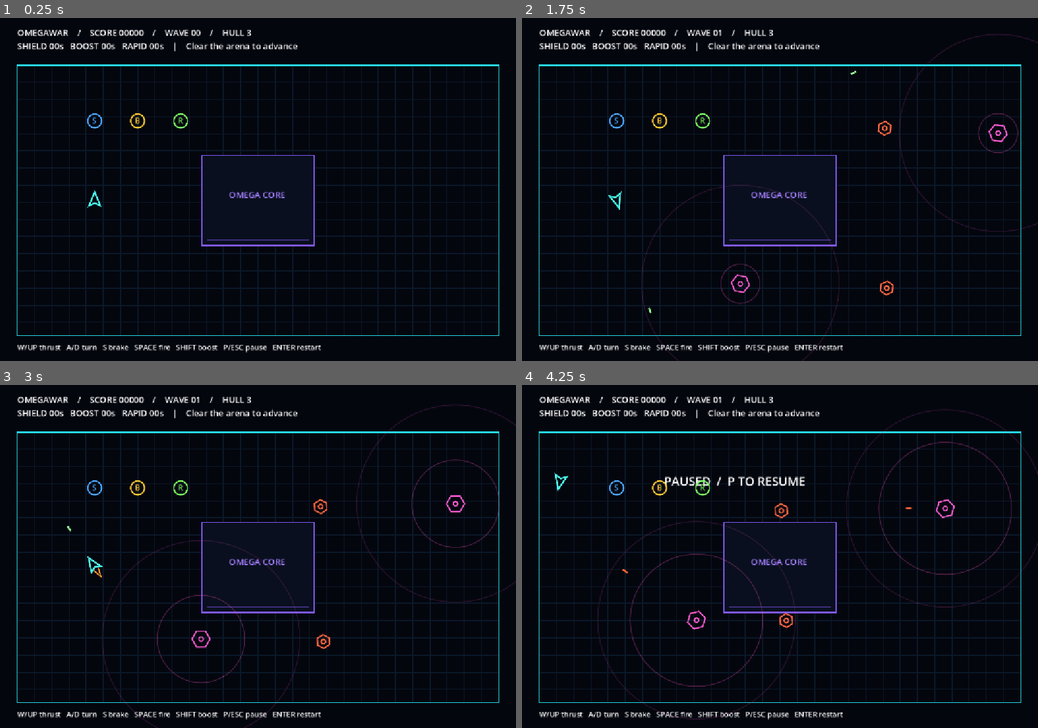
Above: before the commit, frames 1-4 (two rows, left to right).
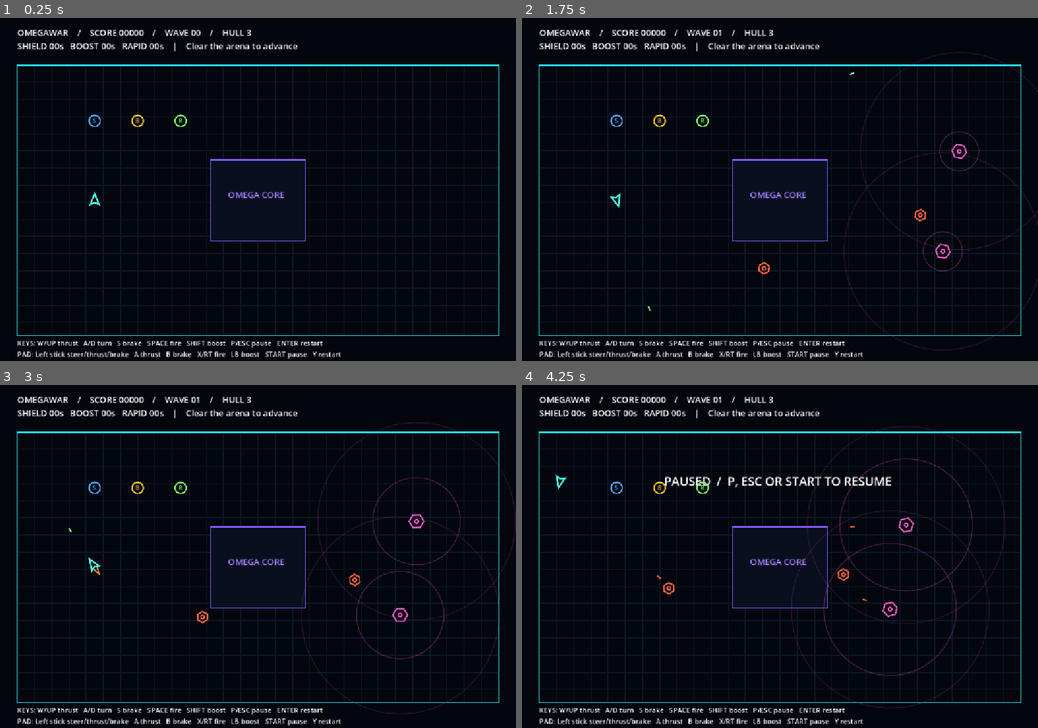
Above: after the commit, the same moments.

Repository: Jonty303/Project-OmegaWar
Game: Godot game, scene res://scenes/main.tscn
Two runs of this game, one before a commit and one after it. Both use one fixed random seed, a clock stepped at 60 frames per second and the inputs below.
Inputs (mouse positions are in pixels of both pictures, inside the frame that each line leads up to):
- Up to frame 1 (0.25 s): no input
- Up to frame 2 (1.75 s): tap Enter (restart) at 0.5 s; move the mouse to (893, 172) at 0.52 s; hold D (turn_right) 0.53-1.28 s; hold Shift (boost) 0.53-1.28 s; click (893, 172) at 0.67 s; tap Space (fire) at 0.8, 1.35 s; move the mouse to (676, 206) at 1.27 s; hold S (brake) from 1.28 s (still down); tap Shift (boost) at 1.55 s
- Up to frame 3 (3 s): move the mouse to (309, 481) at 2.02 s; release S (brake) at 2.03 s; hold D (turn_right) 2.03-2.78 s; hold Shift (boost) 2.03-2.78 s; tap Space (fire) at 2.3, 2.85 s; move the mouse to (232, 625) at 2.77 s; hold W (thrust) from 2.78 s (still down); click (232, 625) at 2.92 s
- Up to frame 4 (4.25 s): tap Shift (boost) at 3.05 s; move the mouse to (934, 607) at 3.52 s; release W (thrust) at 3.53 s; hold A (turn_left) from 3.53 s (still down); hold Shift (boost) from 3.53 s (still down); tap Space (fire) at 3.8 s; tap P (pause_game) at 4.15 s

The runs differ from the first frame. In frame 1, 2.6% of the frame differs, in the area x 3-67%, y 27-100%; in frame 2, 4.1%; in frame 3, 4.6%; in frame 4, 5.5%, in the area x 3-100%, y 6-100%.

Commit message:
Add controller input, smaller arcade actors, and 5-second randomized waves

Diff:
--- a/scripts/arena.gd
+++ b/scripts/arena.gd
@@ -1,7 +1,7 @@
 extends Node2D
 
 const BOUNDS := Rect2(40, 110, 1120, 630)
-const CORE := Rect2(470, 320, 260, 210)
+const CORE := Rect2(490, 330, 220, 190)
 
 func blocked(point: Vector2, radius: float = 0.0) -> bool:
 	return not BOUNDS.grow(-radius).has_point(point) or CORE.grow(radius).has_point(point)
@@ -32,4 +32,4 @@
 	draw_rect(CORE, Color(0.035, 0.06, 0.12))
 	draw_rect(CORE, Color(0.5, 0.35, 0.95), false, 3)
 	draw_rect(CORE.grow(-12), Color(0.25, 0.18, 0.5), false, 1)
-	draw_string(ThemeDB.fallback_font, Vector2(532, 420), "OMEGA CORE", HORIZONTAL_ALIGNMENT_LEFT, -1, 20, Color(0.65, 0.5, 1))
+	draw_string(ThemeDB.fallback_font, Vector2(530, 420), "OMEGA CORE", HORIZONTAL_ALIGNMENT_LEFT, -1, 20, Color(0.65, 0.5, 1))
--- a/scripts/enemy.gd
+++ b/scripts/enemy.gd
@@ -1,4 +1,6 @@
 extends Node2D
+
+const COLLISION_RADIUS := 14.0
 
 var velocity := Vector2.ZERO
 var gravity_well := false
@@ -21,7 +23,7 @@
 	var direction := position.direction_to(target)
 	velocity += direction * (45 if gravity_well else 95) * delta
 	velocity = velocity.limit_length(65 if gravity_well else 125)
-	velocity = arena.move_body(self, velocity, 18, delta)
+	velocity = arena.move_body(self, velocity, COLLISION_RADIUS, delta)
 	rotation += delta * (0.7 if gravity_well else -1.8)
 	queue_redraw()
 
@@ -29,9 +31,9 @@
 	var color := Color(0.95, 0.35, 0.8) if gravity_well else Color(1, 0.4, 0.25)
 	var points := PackedVector2Array()
 	for i in range(7):
-		points.append(Vector2.from_angle(i * TAU / 6) * (21 if gravity_well else 16))
+		points.append(Vector2.from_angle(i * TAU / 6) * (17 if gravity_well else 13))
 	draw_polyline(points, color, 2, true)
-	draw_circle(Vector2.ZERO, 5, color, false, 2, true)
+	draw_circle(Vector2.ZERO, 4, color, false, 2, true)
 	if gravity_well:
 		draw_arc(Vector2.ZERO, 230, 0, TAU, 80, Color(0.8, 0.25, 0.7, 0.18), 1, true)
 		draw_arc(Vector2.ZERO, 35 + fmod(phase * 45, 185), 0, TAU, 64, Color(0.9, 0.3, 0.7, 0.3), 1, true)
--- a/scripts/game.gd
+++ b/scripts/game.gd
@@ -13,6 +13,7 @@
 var score := 0
 var wave := 0
 var wave_delay := 1.0
+var waiting_for_wave := true
 var pickup_delay := 6.0
 var paused := false
 var game_over := false
@@ -28,6 +29,22 @@
 	bind_key("boost", [KEY_SHIFT])
 	bind_key("pause_game", [KEY_P, KEY_ESCAPE])
 	bind_key("restart", [KEY_ENTER])
+	# Controller: sticks/D-pad steer; left stick Y or A/B controls thrust/brake.
+	bind_pad_button("turn_left", [JOY_BUTTON_DPAD_LEFT])
+	bind_pad_button("turn_right", [JOY_BUTTON_DPAD_RIGHT])
+	bind_pad_button("thrust", [JOY_BUTTON_A, JOY_BUTTON_DPAD_UP])
+	bind_pad_button("brake", [JOY_BUTTON_B, JOY_BUTTON_DPAD_DOWN])
+	bind_pad_button("fire", [JOY_BUTTON_X, JOY_BUTTON_RIGHT_SHOULDER])
+	bind_pad_button("boost", [JOY_BUTTON_LEFT_SHOULDER])
+	bind_pad_button("pause_game", [JOY_BUTTON_START])
+	bind_pad_button("restart", [JOY_BUTTON_Y])
+	bind_pad_axis("turn_left", JOY_AXIS_LEFT_X, -1.0)
+	bind_pad_axis("turn_right", JOY_AXIS_LEFT_X, 1.0)
+	bind_pad_axis("turn_left", JOY_AXIS_RIGHT_X, -1.0)
+	bind_pad_axis("turn_right", JOY_AXIS_RIGHT_X, 1.0)
+	bind_pad_axis("thrust", JOY_AXIS_LEFT_Y, -1.0)
+	bind_pad_axis("brake", JOY_AXIS_LEFT_Y, 1.0)
+	bind_pad_axis("fire", JOY_AXIS_TRIGGER_RIGHT, 1.0)
 	add_child(arena)
 	hud.position = Vector2(40, 20)
 	hud.add_theme_font_size_override("font_size", 20)
@@ -36,9 +53,9 @@
 	banner.add_theme_font_size_override("font_size", 28)
 	add_child(banner)
 	var help := Label.new()
-	help.position = Vector2(40, 755)
-	help.text = "W/UP thrust   A/D turn   S brake   SPACE fire   SHIFT boost   P/ESC pause   ENTER restart"
-	help.add_theme_font_size_override("font_size", 17)
+	help.position = Vector2(40, 746)
+	help.text = "KEYS: W/UP thrust   A/D turn   S brake   SPACE fire   SHIFT boost   P/ESC pause   ENTER restart\nPAD: Left stick steer/thrust/brake   A thrust   B brake   X/RT fire   LB boost   START pause   Y restart"
+	help.add_theme_font_size_override("font_size", 16)
 	add_child(help)
 	reset()
 
@@ -50,6 +67,19 @@
 		var event := InputEventKey.new()
 		event.physical_keycode = key
 		InputMap.action_add_event(action, event)
+
+func bind_pad_button(action: String, buttons: Array) -> void:
+	for button in buttons:
+		var event := InputEventJoypadButton.new()
+		event.button_index = button
+		InputMap.action_add_event(action, event)
+
+func bind_pad_axis(action: String, axis: int, value: float) -> void:
+	var event := InputEventJoypadMotion.new()
+	event.axis = axis
+	event.axis_value = value
+	InputMap.action_set_deadzone(action, 0.20)
+	InputMap.action_add_event(action, event)
 
 func reset() -> void:
 	for entity in enemies + shots + pickups:
@@ -64,7 +94,8 @@
 	add_child(ship)
 	score = 0
 	wave = 0
-	wave_delay = 1
+	wave_delay = 1.0
+	waiting_for_wave = true
 	pickup_delay = 6
 	paused = false
 	game_over = false
@@ -72,12 +103,17 @@
 		spawn_pickup(Vector2(220 + i * 100, 240), i)
 	update_hud()
 
-func _unhandled_key_input(event: InputEvent) -> void:
-	if event.is_action_pressed("restart") and not event.is_echo():
+func _unhandled_input(event: InputEvent) -> void:
+	# Accept keyboard and controller buttons, ignoring held-key repeat.
+	if event is InputEventKey and event.is_echo():
+		return
+	if event.is_action_pressed("restart"):
 		reset()
-	elif event.is_action_pressed("pause_game") and not event.is_echo() and not game_over:
+		get_viewport().set_input_as_handled()
+	elif event.is_action_pressed("pause_game") and not game_over:
 		paused = not paused
 		update_hud()
+		get_viewport().set_input_as_handled()
 
 func _physics_process(delta: float) -> void:
 	if paused or game_over:
@@ -94,14 +130,14 @@
 		if enemy.fire_timer <= 0:
 			enemy.fire_timer = 2.8 if enemy.gravity_well else 2.0
 			var aim: Vector2 = enemy.position.direction_to(ship.position)
-			spawn_shot(enemy.position + aim * 25, aim * 220, true)
-		if enemy.position.distance_to(ship.position) < 32:
+			spawn_shot(enemy.position + aim * 20, aim * 220, true)
+		if enemy.position.distance_to(ship.position) < Ship.COLLISION_RADIUS + Enemy.COLLISION_RADIUS + 2.0:
 			ship.hit()
 	step_shots(delta)
 	for i in range(pickups.size() - 1, -1, -1):
 		var pickup = pickups[i]
 		pickup.lifetime -= delta
-		if pickup.position.distance_to(ship.position) < 32:
+		if pickup.position.distance_to(ship.position) < Ship.COLLISION_RADIUS + Pickup.RADIUS + 2.0:
 			match pickup.kind:
 				0: ship.shield = 12
 				1: ship.boost = 15
@@ -111,9 +147,13 @@
 			pickups.remove_at(i)
 			pickup.queue_free()
 	if enemies.is_empty():
-		wave_delay -= delta
-		if wave_delay <= 0:
-			start_wave()
+		if not waiting_for_wave:
+			waiting_for_wave = true
+			wave_delay = 5.0 # Full five seconds after the last enemy dies.
+		else:
+			wave_delay -= delta
+			if wave_delay <= 0.0:
+				start_wave()
 	pickup_delay -= delta
 	if pickup_delay <= 0:
 		pickup_delay = 9
@@ -130,18 +170,18 @@
 		var steps := maxi(1, int(ceil(shot.velocity.length() * delta / 5.0)))
 		for substep in range(steps):
 			shot.position += shot.velocity * delta / steps
-			if arena.blocked(shot.position, 3):
+			if arena.blocked(shot.position, Projectile.HIT_RADIUS):
 				shot.lifetime = 0
 				break
 			if shot.hostile:
-				if shot.position.distance_to(ship.position) < 17:
+				if shot.position.distance_to(ship.position) < Ship.COLLISION_RADIUS + Projectile.HIT_RADIUS:
 					ship.hit()
 					shot.lifetime = 0
 					break
 			else:
 				for j in range(enemies.size() - 1, -1, -1):
 					var enemy = enemies[j]
-					if shot.position.distance_to(enemy.position) < 23:
+					if shot.position.distance_to(enemy.position) < Enemy.COLLISION_RADIUS + Projectile.HIT_RADIUS:
 						enemy.health -= 1
 						shot.lifetime = 0
 						if enemy.health <= 0:
@@ -159,7 +199,7 @@
 
 func spawn_shot(origin: Vector2, velocity: Vector2, hostile: bool) -> void:
 	# Reject muzzle positions inside walls.
-	if arena.blocked(origin, 3):
+	if arena.blocked(origin, Projectile.HIT_RADIUS):
 		return
 	var shot := Projectile.new()
 	shot.position = origin
@@ -171,7 +211,14 @@
 func safe_position() -> Vector2:
 	for attempt in range(100):
 		var point := Vector2(randf_range(75, 1125), randf_range(145, 705))
-		if not arena.blocked(point, 35) and point.distance_to(ship.position) > 220:
+		if arena.blocked(point, 28) or point.distance_to(ship.position) <= 220:
+			continue
+		var overlaps_enemy := false
+		for enemy in enemies:
+			if point.distance_to(enemy.position) < 55:
+				overlaps_enemy = true
+				break
+		if not overlaps_enemy:
 			return point
 	return Vector2(1050, 650) if ship.position.x < 600 else Vector2(150, 650)
 
@@ -184,16 +231,26 @@
 
 func start_wave() -> void:
 	wave += 1
-	wave_delay = 2.5
-	for i in range(mini(3 + wave, 14)):
+	waiting_for_wave = false
+	wave_delay = 0.0
+	# Count, types and positions vary on every new wave.
+	var enemy_count := mini(3 + wave + randi_range(0, 2), 14)
+	for i in range(enemy_count):
 		var enemy := Enemy.new()
 		enemy.position = safe_position()
-		enemy.gravity_well = i % 3 == 0
+		enemy.gravity_well = i == 0 or randf() < minf(0.45, 0.27 + wave * 0.015)
 		enemy.health = 4 if enemy.gravity_well else 2
-		enemy.fire_timer = 1.5 + i * 0.25
+		enemy.fire_timer = randf_range(1.2, 2.6)
 		enemies.append(enemy)
 		add_child(enemy)
 
 func update_hud() -> void:
 	hud.text = "OMEGAWAR    /    SCORE %05d    /    WAVE %02d    /    HULL %d\nSHIELD %02ds   BOOST %02ds   RAPID %02ds    |    Clear the arena to advance" % [score, wave, maxi(ship.hull, 0), ceili(ship.shield), ceili(ship.boost), ceili(ship.rapid)]
-	banner.text = "SHIP LOST  /  ENTER TO RESTART" if game_over else ("PAUSED  /  P TO RESUME" if paused else "")
+	if game_over:
+		banner.text = "SHIP LOST  /  ENTER OR Y TO RESTART"
+	elif paused:
+		banner.text = "PAUSED  /  P, ESC OR START TO RESUME"
+	elif waiting_for_wave and wave > 0:
+		banner.text = "ARENA CLEAR / NEXT WAVE IN %.1f" % maxf(0.0, wave_delay)
+	else:
+		banner.text = ""
--- a/scripts/pickup.gd
+++ b/scripts/pickup.gd
@@ -1,4 +1,6 @@
 extends Node2D
+
+const RADIUS := 13.0
 
 const COLORS := [Color(0.3, 0.65, 1), Color(1, 0.8, 0.2), Color(0.5, 1, 0.4)]
 const LABELS := ["S", "B", "R"]
@@ -6,5 +8,5 @@
 var lifetime := 18.0
 
 func _draw() -> void:
-	draw_arc(Vector2.ZERO, 16, 0, TAU, 24, COLORS[kind], 2, true)
-	draw_string(ThemeDB.fallback_font, Vector2(-6, 6), LABELS[kind], HORIZONTAL_ALIGNMENT_LEFT, -1, 18, COLORS[kind])
+	draw_arc(Vector2.ZERO, RADIUS, 0, TAU, 24, COLORS[kind], 2, true)
+	draw_string(ThemeDB.fallback_font, Vector2(-5, 5), LABELS[kind], HORIZONTAL_ALIGNMENT_LEFT, -1, 14, COLORS[kind])
--- a/scripts/projectile.gd
+++ b/scripts/projectile.gd
@@ -1,4 +1,6 @@
 extends Node2D
+
+const HIT_RADIUS := 3.0
 
 var velocity := Vector2.ZERO
 var hostile := false
@@ -6,4 +8,4 @@
 
 func _draw() -> void:
 	var color := Color(1, 0.4, 0.2) if hostile else Color(0.6, 1, 0.6)
-	draw_line(-velocity.normalized() * 9, velocity.normalized() * 3, color, 3, true)
+	draw_line(-velocity.normalized() * 7, velocity.normalized() * 2.5, color, 2, true)
--- a/scripts/ship.gd
+++ b/scripts/ship.gd
@@ -1,5 +1,6 @@
 extends Node2D
 
+const COLLISION_RADIUS := 11.0
 const Weapon = preload("res://scripts/weapon.gd")
 var weapon := Weapon.new()
 var velocity := Vector2.ZERO
@@ -12,15 +13,16 @@
 
 func step(delta: float, arena: Node2D, gravity: Vector2) -> void:
 	rotation += Input.get_axis("turn_left", "turn_right") * 3.8 * delta
-	thrusting = Input.is_action_pressed("thrust")
+	var thrust_strength := Input.get_action_strength("thrust")
+	thrusting = thrust_strength > 0.02
 	var acceleration := 700.0 if boost > 0 and Input.is_action_pressed("boost") else 320.0
 	if thrusting:
-		velocity += Vector2.UP.rotated(rotation) * acceleration * delta
+		velocity += Vector2.UP.rotated(rotation) * acceleration * thrust_strength * delta
 	if Input.is_action_pressed("brake"):
 		velocity *= exp(-3.5 * delta)
 	velocity += gravity * delta
 	velocity = velocity.limit_length(520 if boost > 0 else 330)
-	velocity = arena.move_body(self, velocity, 14, delta)
+	velocity = arena.move_body(self, velocity, COLLISION_RADIUS, delta)
 	shield = maxf(0, shield - delta)
 	rapid = maxf(0, rapid - delta)
 	boost = maxf(0, boost - delta)
@@ -42,8 +44,8 @@
 	var color := Color(0.3, 1, 0.95)
 	if invulnerable > 0 and fmod(invulnerable, 0.2) < 0.1:
 		color.a = 0.35
-	draw_polyline(PackedVector2Array([Vector2(0, -19), Vector2(13, 13), Vector2(0, 7), Vector2(-13, 13), Vector2(0, -19)]), color, 2.5, true)
+	draw_polyline(PackedVector2Array([Vector2(0, -15), Vector2(10, 10), Vector2(0, 6), Vector2(-10, 10), Vector2(0, -15)]), color, 2.5, true)
 	if thrusting:
-		draw_polyline(PackedVector2Array([Vector2(-6, 13), Vector2(0, 27 + randf() * 8), Vector2(6, 13)]), Color(1, 0.6, 0.2), 2, true)
+		draw_polyline(PackedVector2Array([Vector2(-5, 10), Vector2(0, 21 + randf() * 6), Vector2(5, 10)]), Color(1, 0.6, 0.2), 2, true)
 	if shield > 0:
-		draw_arc(Vector2.ZERO, 25, 0, TAU, 40, Color(0.3, 0.6, 1), 2, true)
+		draw_arc(Vector2.ZERO, 20, 0, TAU, 40, Color(0.3, 0.6, 1), 2, true)
--- a/scripts/weapon.gd
+++ b/scripts/weapon.gd
@@ -10,4 +10,4 @@
 	if cooldown > 0:
 		return []
 	cooldown = 0.10 if rapid else 0.24
-	return [{"position": origin + heading * 22, "velocity": heading * 650 + inherited_velocity * 0.4}]
+	return [{"position": origin + heading * 17, "velocity": heading * 650 + inherited_velocity * 0.4}]
--- a/tests/smoke.gd
+++ b/tests/smoke.gd
@@ -6,6 +6,18 @@
 	if not condition:
 		failures += 1
 		push_error(message)
+
+func has_pad_button(action: String, button: int) -> bool:
+	for event in InputMap.action_get_events(action):
+		if event is InputEventJoypadButton and event.button_index == button:
+			return true
+	return false
+
+func has_pad_axis(action: String, axis: int, value: float) -> bool:
+	for event in InputMap.action_get_events(action):
+		if event is InputEventJoypadMotion and event.axis == axis and is_equal_approx(event.axis_value, value):
+			return true
+	return false
 
 func _initialize() -> void:
 	call_deferred("run")
@@ -16,6 +28,12 @@
 	root.add_child(game)
 	game.set_physics_process(false)
 	check(game.ship.hull == 3 and game.pickups.size() == 3, "Initial state")
+	check(has_pad_button("pause_game", JOY_BUTTON_START), "Controller Start pauses")
+	check(has_pad_button("restart", JOY_BUTTON_Y), "Controller Y restarts")
+	check(has_pad_button("boost", JOY_BUTTON_LEFT_SHOULDER), "Controller boost")
+	check(has_pad_axis("turn_left", JOY_AXIS_LEFT_X, -1.0), "Analog steering mapped")
+	check(has_pad_axis("thrust", JOY_AXIS_LEFT_Y, -1.0), "Analog thrust mapped")
+	check(has_pad_axis("fire", JOY_AXIS_TRIGGER_RIGHT, 1.0), "Controller right trigger fires")
 	var start: Vector2 = game.ship.position
 	Input.action_press("thrust")
 	game._physics_process(0.1)
@@ -31,7 +49,7 @@
 	game.ship.position = Vector2(450, 425)
 	game.ship.velocity = Vector2(520, 0)
 	game.ship.step(0.2, game.arena, Vector2.ZERO)
-	check(not game.arena.blocked(game.ship.position, 14), "Core collision")
+	check(not game.arena.blocked(game.ship.position, game.Ship.COLLISION_RADIUS), "Core collision")
 	game.ship.position = Vector2(60, 200)
 	game.ship.velocity = Vector2(-520, 0)
 	game.ship.step(0.2, game.arena, Vector2.ZERO)
@@ -50,7 +68,7 @@
 	game.ship.hit()
 	check(game.ship.hull == 2, "Damage and invulnerability window")
 	game.start_wave()
-	check(game.enemies.size() == 4, "First wave")
+	check(game.enemies.size() >= 4 and game.enemies.size() <= 6, "Randomized first wave count")
 	var well = game.enemies[0]
 	check(well.gravity_at(well.position + Vector2(100, 0)).x < 0, "Gravity attracts")
 	check(well.gravity_at(well.position + Vector2(300, 0)) == Vector2.ZERO, "Gravity range")
@@ -69,14 +87,22 @@
 	game.spawn_shot(Vector2(450, 400), Vector2(650, 0), false)
 	game.step_shots(0.2)
 	check(game.shots.is_empty(), "Core blocks bullets")
-	game.wave_delay = 0
 	game._physics_process(0.01)
-	check(game.wave == 2 and game.enemies.size() == 5, "Wave progression")
-	game.paused = true
+	check(game.waiting_for_wave and is_equal_approx(game.wave_delay, 5.0), "Wave clear starts five-second countdown")
+	var pause_button := InputEventJoypadButton.new()
+	pause_button.button_index = JOY_BUTTON_START
+	pause_button.pressed = true
+	game._unhandled_input(pause_button)
+	check(game.paused, "Controller pauses gameplay")
 	start = game.ship.position
-	game._physics_process(1)
-	check(game.ship.position == start, "Pause freezes simulation")
-	game.paused = false
+	game._physics_process(1.0)
+	check(game.ship.position == start and is_equal_approx(game.wave_delay, 5.0), "Pause freezes movement and countdown")
+	game._unhandled_input(pause_button)
+	check(not game.paused, "Controller resumes gameplay")
+	game._physics_process(4.99)
+	check(game.wave == 1 and game.enemies.is_empty(), "No enemies before five seconds")
+	game._physics_process(0.02)
+	check(game.wave == 2 and game.enemies.size() >= 5 and game.enemies.size() <= 7, "Randomized wave respawns after five seconds")
 	game.ship.hull = 0
 	game._physics_process(0.01)
 	check(game.game_over, "Game over")
Not shown, changed: README.md
